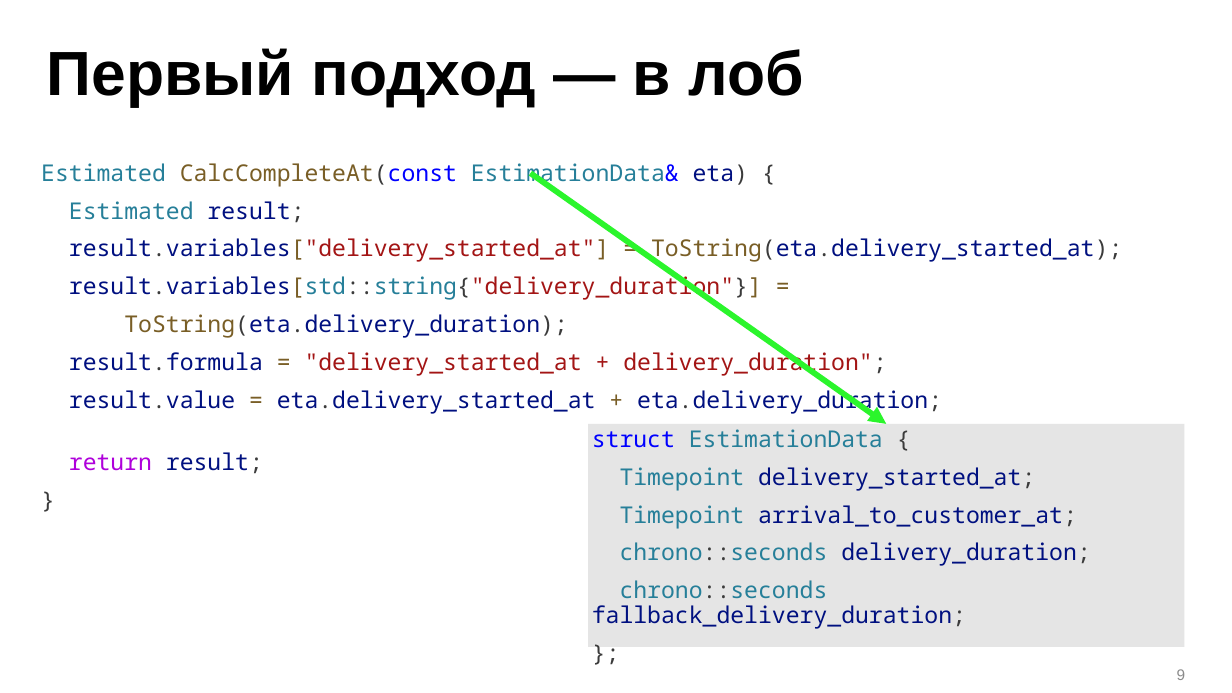
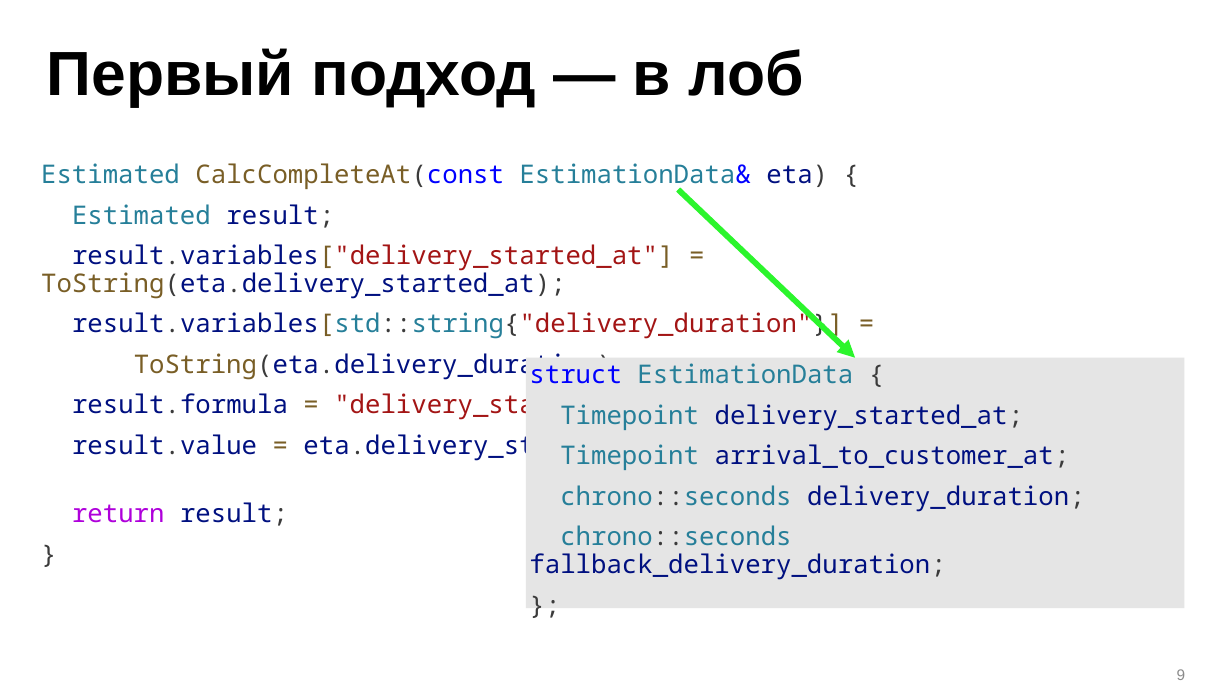
Before and after one commit to ishfb/zcc23, a slide deck: slide 9 of slides_new.pptx. Drawn at 1232x693 pixels with LibreOffice and Linux fonts; fonts in the diff are those of the drawing. Boxes give left, top, right and bottom in pixels: in the first picture for what was removed or moved away, otherwise in the second. Text is boxed around its words. In the diff, an @@ line names an element or a change of style, - is before the commit and + after.

Commit message:
WIP slides

```diff
--- a/slides_new.pptx
+++ b/slides_new.pptx
@@ text "Estimated CalcCompleteAt(const EstimationData& eta) {" at (41, 163, 1044, 526): size 18 to 20 pt @@
@@ arrow moved from (531, 173) - (886, 424) to (678, 189) - (855, 358) @@
@@ rectangle "struct EstimationData {" at (526, 358, 1185, 608): size 18 to 20 pt @@
@@ rectangle "struct EstimationData {": place and size @@
-rectangle "struct EstimationData {" at (589, 424, 1185, 647)
+rectangle "struct EstimationData {" at (526, 358, 1185, 608)
```
Also in this commit, not shown: 1 other slide changed, 15 slides added.
